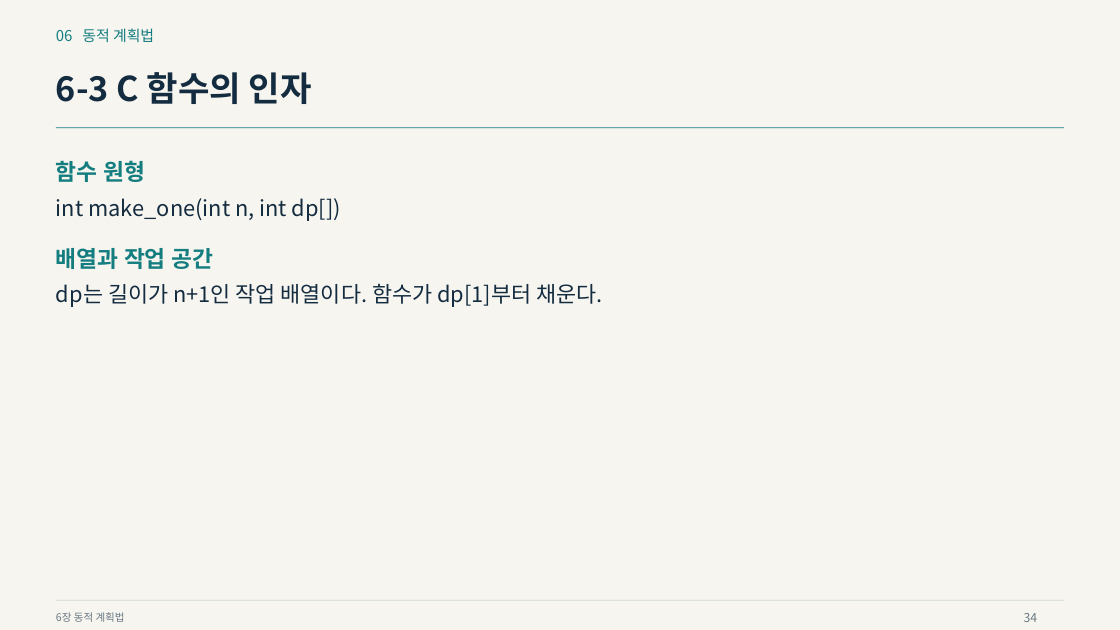
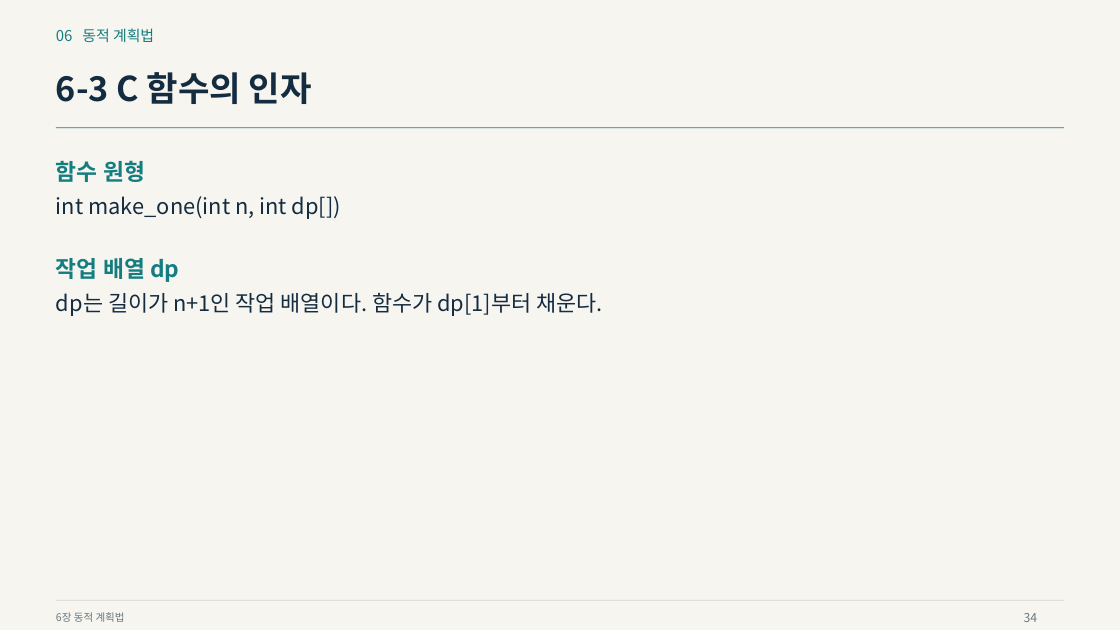
Before and after one commit to Sangdon-Park/Sangdon-Park.github.io, a slide deck: slide 34 of data/알고리즘/6장_동적_계획법.pptx. Drawn at 1120x630 pixels with LibreOffice and Linux fonts; fonts in the diff are those of the drawing. Boxes give left, top, right and bottom in pixels: in the first picture for what was removed or moved away, otherwise in the second. Text is boxed around its words. In the diff, an @@ line names an element or a change of style, - is before the commit and + after.

```diff
--- a/data/알고리즘/6장_동적_계획법.pptx
+++ b/data/알고리즘/6장_동적_계획법.pptx
@@ text at <box>56,258,179,282</box>: text changed @@
-배열과 작업 공간
+작업 배열 dp
@@ text "dp는 길이가 n+1인 작업 배열이다. ...": place and size @@
-text "dp는 길이가 n+1인 작업 배열이다. ..." at <box>56,283,602,307</box>
+text "dp는 길이가 n+1인 작업 배열이다. ..." at <box>56,292,602,316</box>
```
Also in this commit, not shown: 24 other slides changed, 3 other files.
